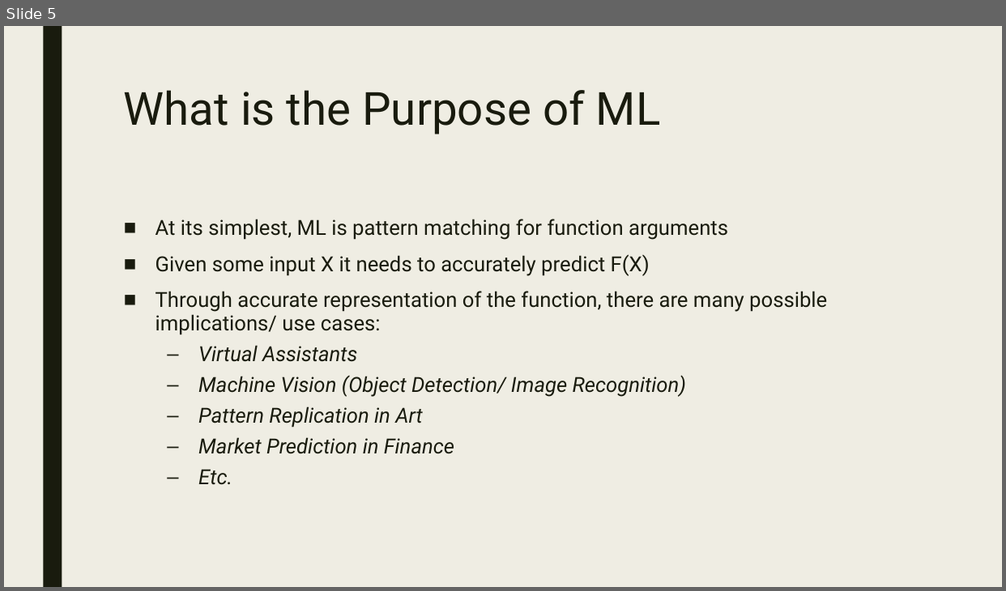
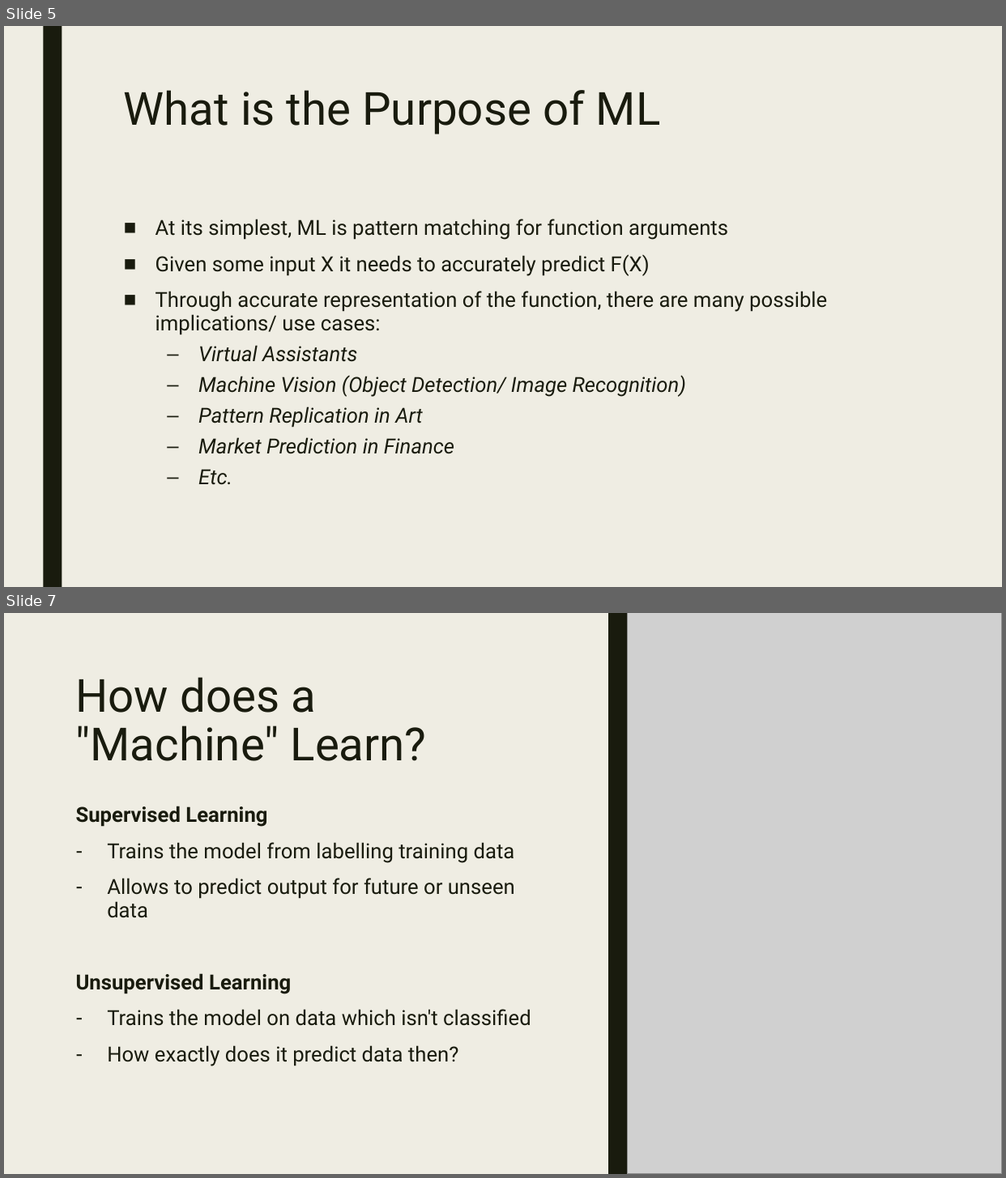
Before and after one commit to ConnorUsaty/MacAIEducation2023, a slide deck: Workshop_Slides/Workshop_1.pptx. Shown one above the other, each under a label of ours: slide 5 before the commit, slides 5 and 7 after it; the slides between them are not shown. The pictures are 1006x591 and 1006x1178 pixels, drawn with LibreOffice and Linux fonts; fonts in the diff are those of the drawing; grey boxes stand for pictures. Boxes give left, top, right and bottom in pixels: in the first picture for what was removed or moved away, otherwise in the second. Text is boxed around its words. In the diff, an @@ line names an element or a change of style, - is before the commit and + after.

Commit message:
Updated the title slide

```diff
--- a/Workshop_Slides/Workshop_1.pptx
+++ b/Workshop_Slides/Workshop_1.pptx
@@ slide 7 added at (4, 613, 1002, 1174), background #EFEDE3; not listed: 1 template element that a slide beside it also shows @@
@@ rectangle added at (4, 613, 1002, 1174), fill #EFEDE3 @@
@@ rectangle added at (608, 613, 627, 1174), fill #191B0E @@
@@ picture added at (627, 613, 1002, 1174) @@
@@ title added at (76, 677, 427, 761), 44 pt, text #191B0E @@
+How does a "Machine" Learn?
@@ text added at (76, 806, 531, 1067), 20 pt, text #191B0E @@
+Supervised Learning
+– Trains the model from labelling training data
+– Allows to predict output for future or unseen data
+Unsupervised Learning
+– Trains the model on data which isn't classified
+– How exactly does it predict data then?
```
Also in this commit, not shown: 6 slides changed, 4 other slides added, 1 slide removed.
